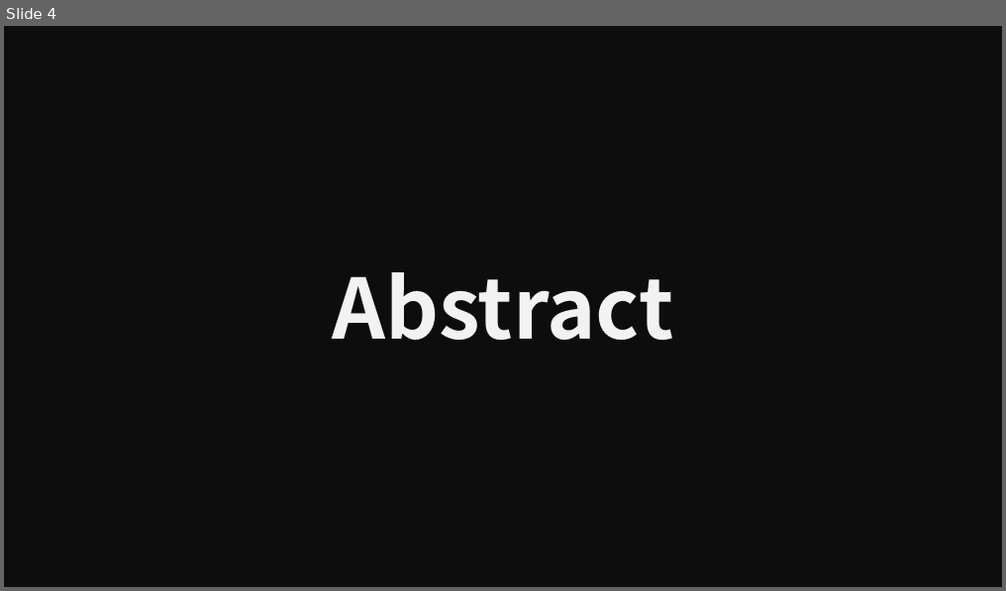
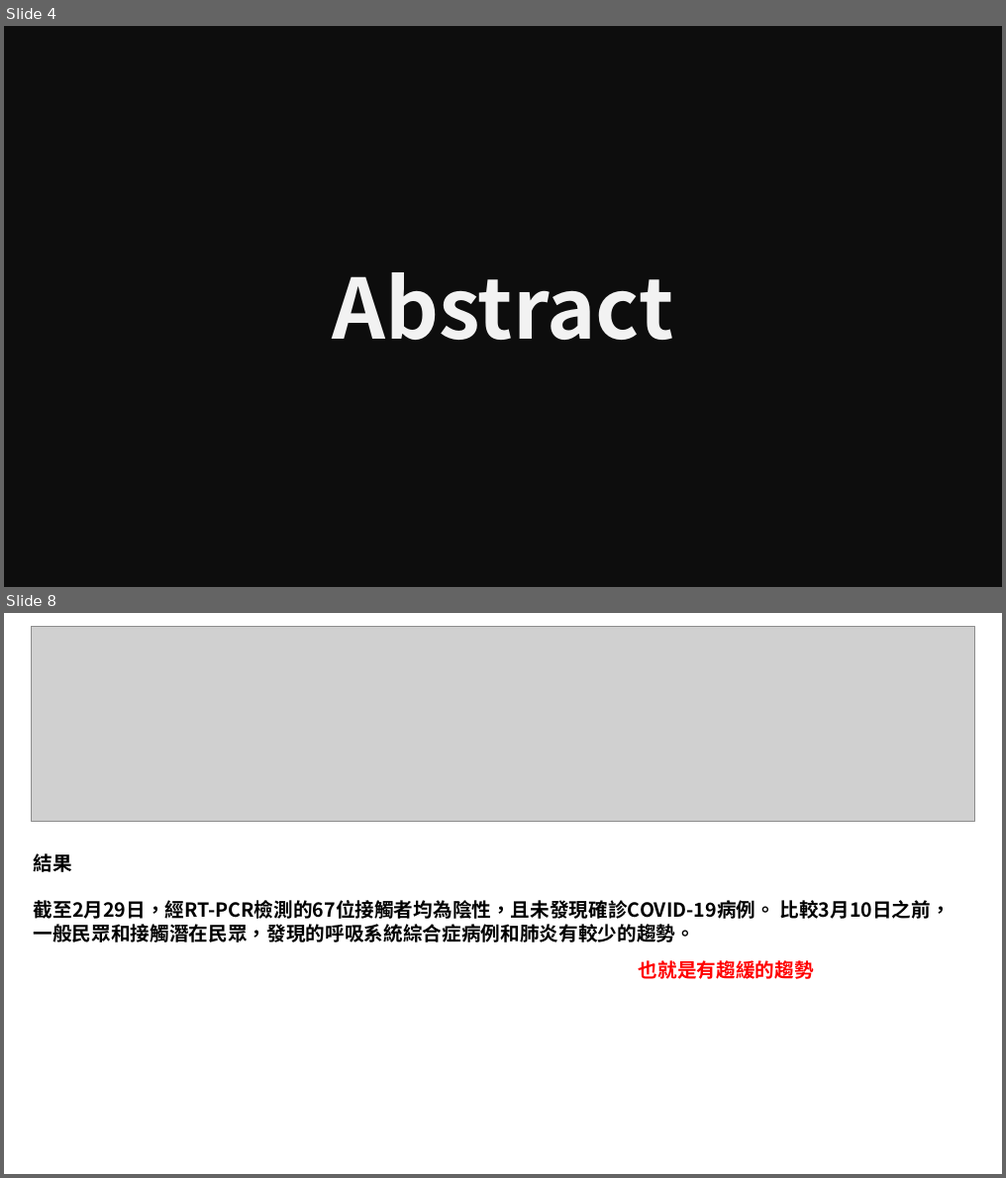
Before and after one commit to littlefish0331/thesis_study, a slide deck: 02_covid19_track/書報討論_COVID19_track_tw.pptx. Shown one above the other, each under a label of ours: slide 4 before the commit, slides 4 and 8 after it; the slides between them are not shown. The pictures are 1006x591 and 1006x1178 pixels, drawn with LibreOffice and Linux fonts; fonts in the diff are those of the drawing; grey boxes stand for pictures. Boxes give left, top, right and bottom in pixels: in the first picture for what was removed or moved away, otherwise in the second. Text is boxed around its words. In the diff, an @@ line names an element or a change of style, - is before the commit and + after.

```diff
--- a/02_covid19_track/書報討論_COVID19_track_tw.pptx
+++ b/02_covid19_track/書報討論_COVID19_track_tw.pptx
@@ slide 8 added at (x1=4, y1=613, x2=1002, y2=1174), background #FFFFFF @@
@@ picture added at (x1=32, y1=627, x2=975, y2=823) @@
@@ text added at (x1=34, y1=854, x2=950, y2=943), 14 pt, text #000000, bold @@
+結果
+截至2月29日，經RT-PCR檢測的67位接觸者均為陰性，且未發現確診COVID-19病例。 比較3月10日之前，一般民眾和接觸潛在民眾，發現的呼吸系統綜合症病例和肺炎有較少的趨勢。
@@ text added at (x1=639, y1=960, x2=814, y2=979), 14 pt, text #FF0000, bold @@
+也就是有趨緩的趨勢
```
Also in this commit, not shown: 3 slides changed, 23 other slides added, 1 slide removed.
